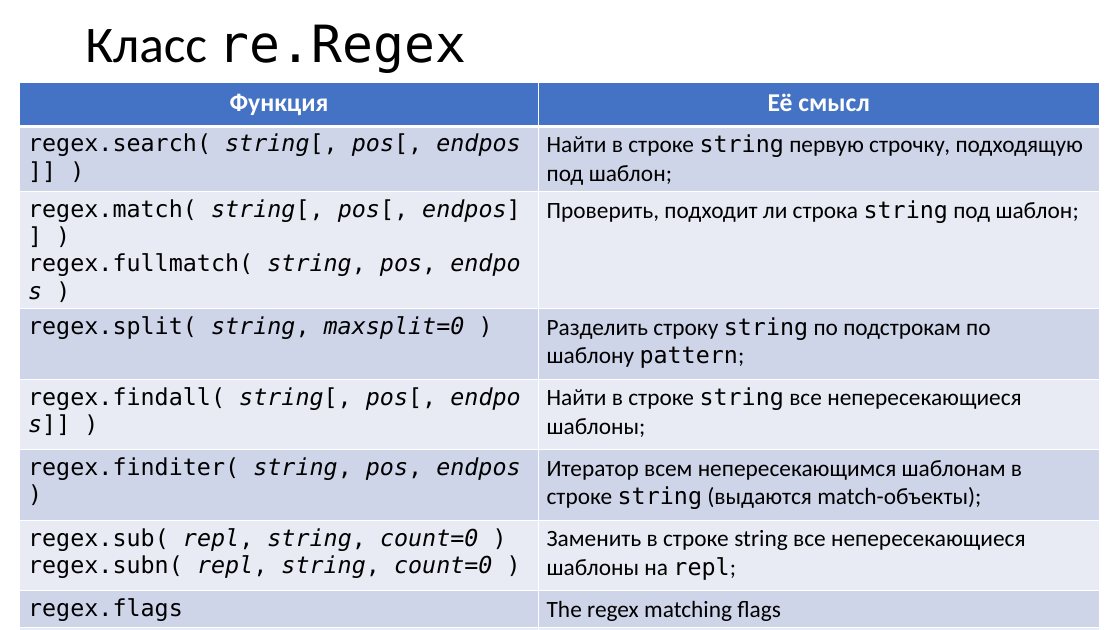
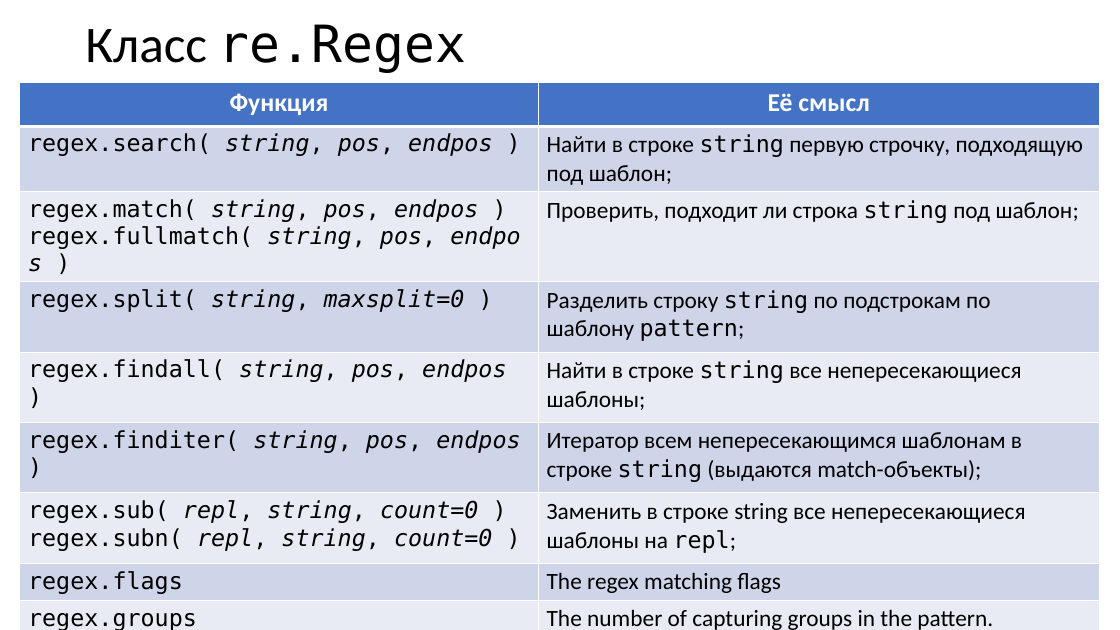
Before and after one commit to xtrueman/prog_instruments, a slide deck: slide 37 of presentations/RegularExpressions.pptx. Drawn at 1120x630 pixels with LibreOffice and Linux fonts; fonts in the diff are those of the drawing. Boxes give left, top, right and bottom in pixels: in the first picture for what was removed or moved away, otherwise in the second. Text is boxed around its words. In the diff, an @@ line names an element or a change of style, - is before the commit and + after.

```diff
--- a/presentations/RegularExpressions.pptx
+++ b/presentations/RegularExpressions.pptx
@@ table at [19, 83, 1099, 630] @@
-row 2, column 1: regex.search( string[, pos[, endpos]] )
+row 2, column 1: regex.search( string, pos, endpos )
-row 3, column 1: regex.match( string[, pos[, endpos]] ) regex.fullmatch( string, pos, endpos )
+row 3, column 1: regex.match( string, pos, endpos ) regex.fullmatch( string, pos, endpos )
-row 5, column 1: regex.findall( string[, pos[, endpos]] )
+row 5, column 1: regex.findall( string, pos, endpos )
```
Also in this commit, not shown: 2 slides added, 1 other file.
